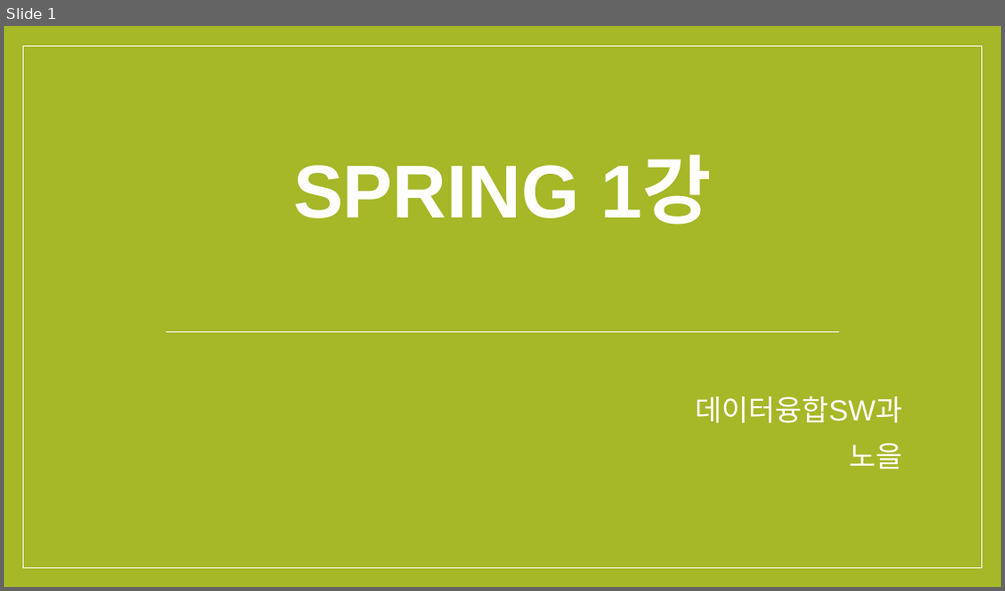
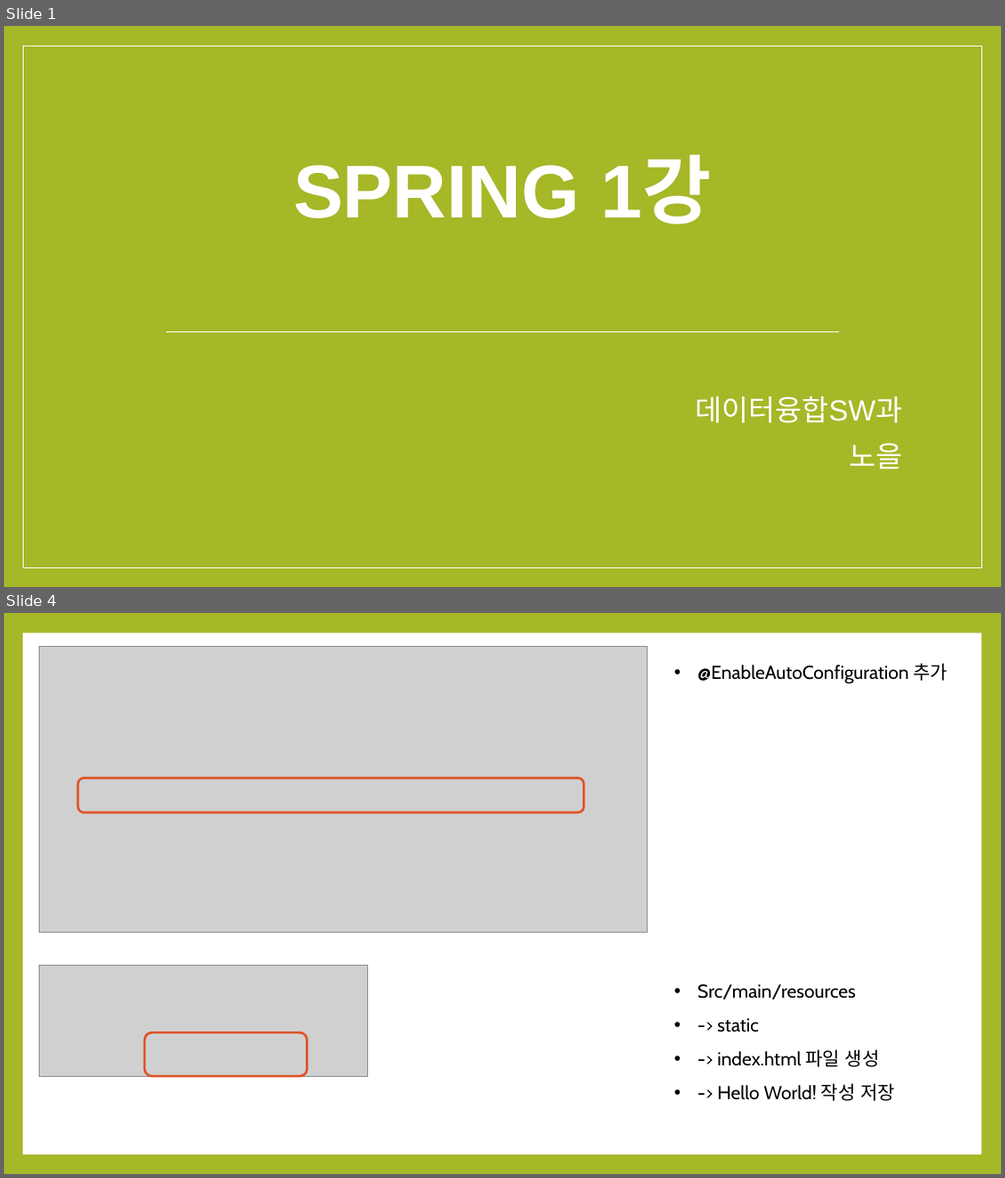
Before and after one commit to noheul1030/KOPO-Spring, a slide deck: KOPO-Spring(윤교수님)/Spring과제/Spring1강PPT.pptx. Shown one above the other, each under a label of ours: slide 1 before the commit, slides 1 and 4 after it; the slides between them are not shown. The pictures are 1005x591 and 1005x1178 pixels, drawn with LibreOffice and Linux fonts; fonts in the diff are those of the drawing; grey boxes stand for pictures. Boxes give left, top, right and bottom in pixels: in the first picture for what was removed or moved away, otherwise in the second. Text is boxed around its words. In the diff, an @@ line names an element or a change of style, - is before the commit and + after.

```diff
--- a/KOPO-Spring(윤교수님)/Spring과제/Spring1강PPT.pptx
+++ b/KOPO-Spring(윤교수님)/Spring과제/Spring1강PPT.pptx
@@ slide 4 added at (x1=4, y1=613, x2=1001, y2=1174), background #A6B727 @@
@@ rectangle added at (x1=23, y1=633, x2=981, y2=1154), fill #FFFFFF @@
@@ picture added at (x1=39, y1=646, x2=647, y2=932) @@
@@ text added at (x1=697, y1=663, x2=948, y2=684), 18 pt, text #000000 @@
+• @EnableAutoConfiguration 추가
@@ rounded rectangle added at (x1=78, y1=779, x2=584, y2=812), outline #DF5327 2.25 pt @@
@@ picture added at (x1=39, y1=965, x2=367, y2=1076) @@
@@ text added at (x1=697, y1=984, x2=895, y2=1101), 18 pt, text #000000 @@
+• Src/main/resources
+• -> static
+• -> index.html 파일 생성
+• -> Hello World! 작성 저장
@@ rounded rectangle added at (x1=145, y1=1032, x2=307, y2=1076), outline #DF5327 2.25 pt @@
```
Also in this commit, not shown: 8 other slides added, 12 slides removed.
